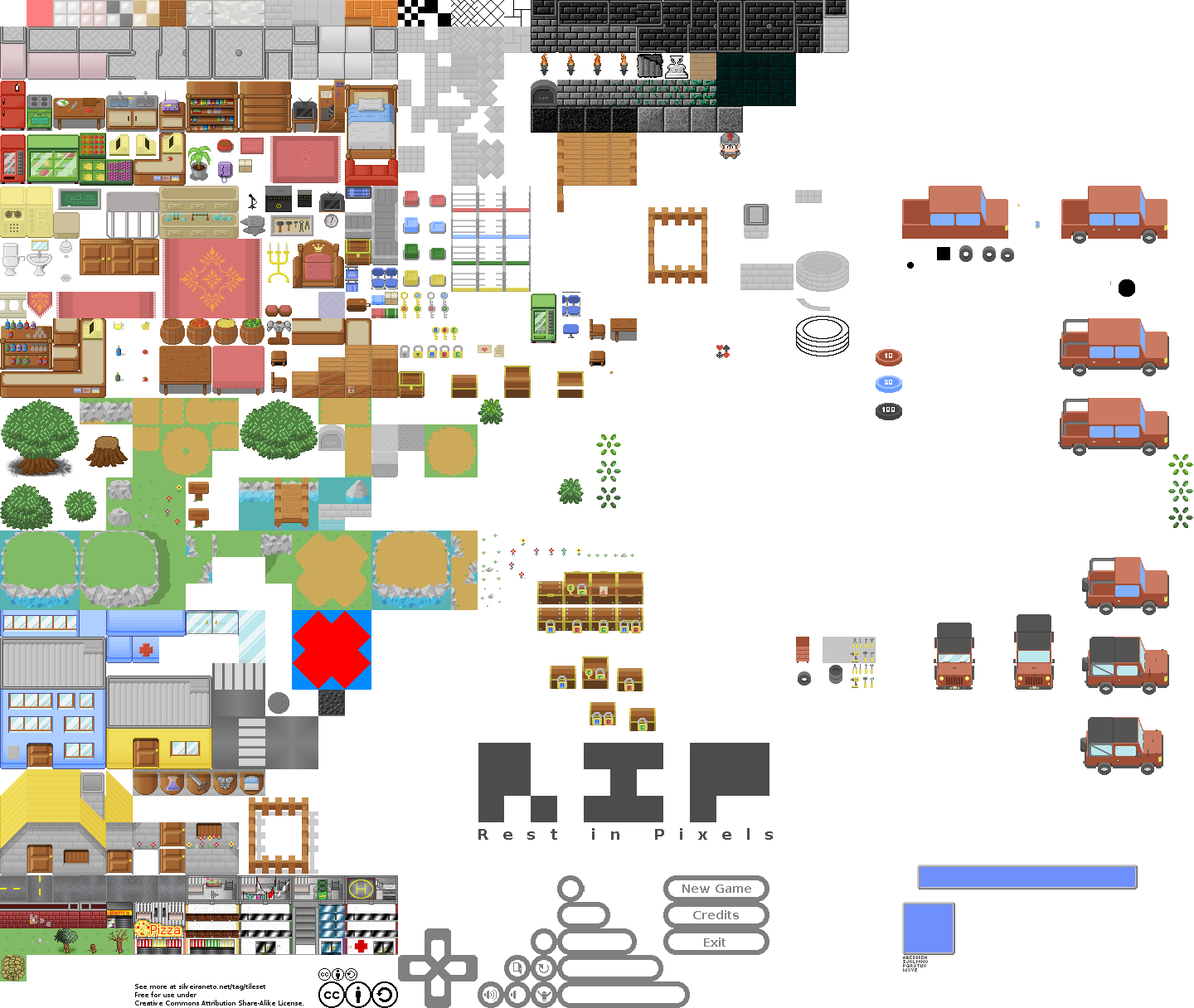
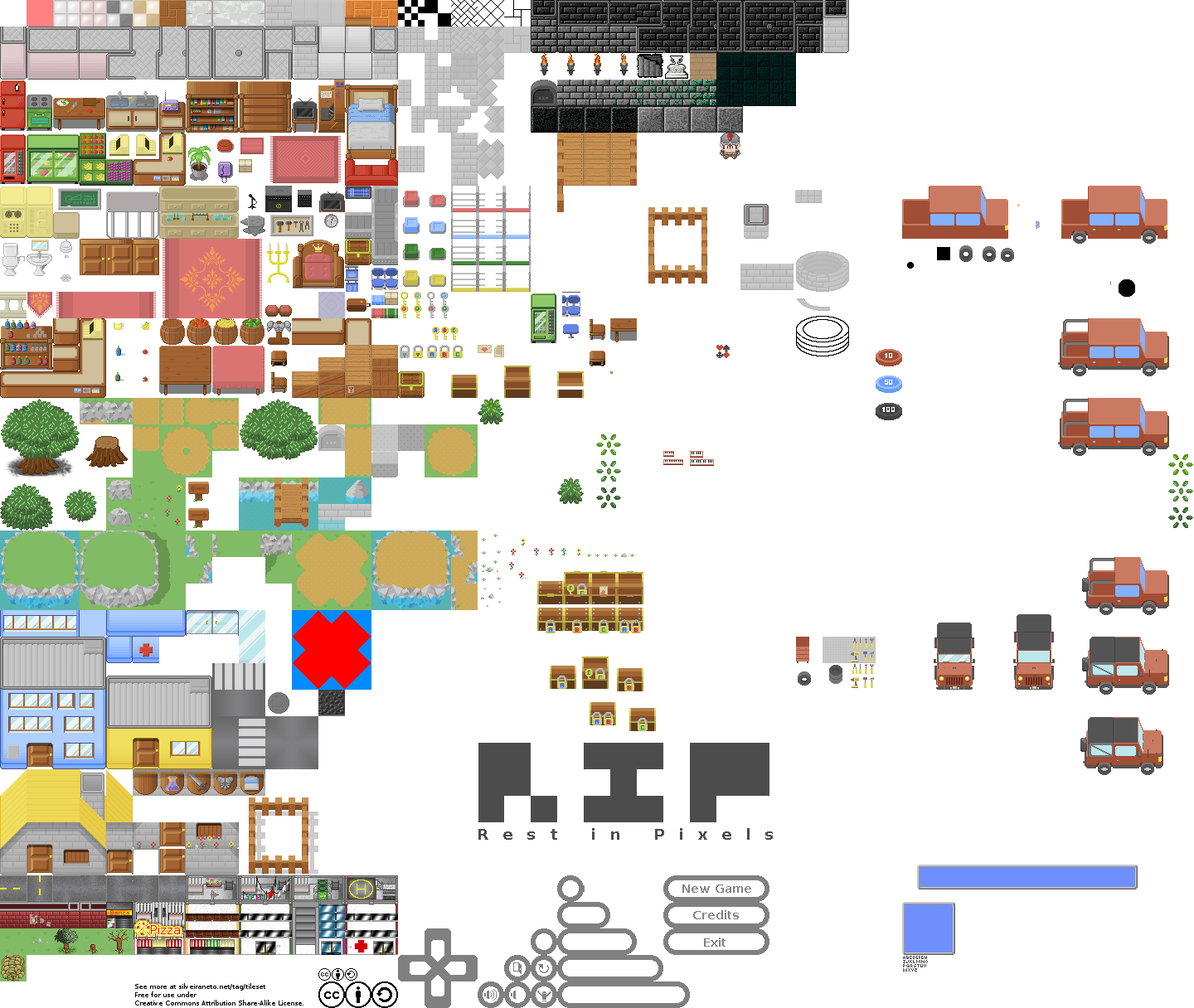
Revision of a layered 1194x1008 image; what changed, layer by layer:
painted on "Background copy" over <box>663,450,714,466</box>
